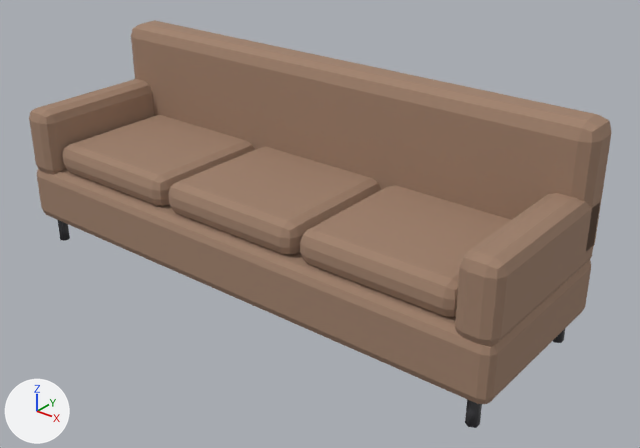
A saved change to the glTF model dead-city/models/props/sofa.glb.
Both versions are drawn from a camera (50 mm lens) standing at (2.23, -2.55, 1.93) and looking at (0.15, 0.05, 0.32). Lighting does not change. The marker at lower left points along +X, +Y and +Z. The first picture is the older version. Vertices at exactly the same position are counted once.

Names of what the first picture shows: 'sofa'.
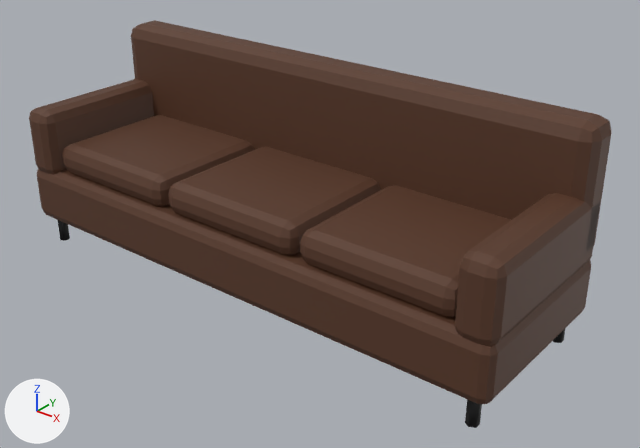
Location of each change, (x1, y1, x2, y2) in pixels of the pictures (640 x 448 px):
'sofa', recoloured, surface changed (beige to brown): (29, 20, 611, 428) in both
part 1 of me_cube, recoloured (beige to brown): (29, 20, 611, 404) in both
part 2 of me_cube, recoloured: (58, 220, 565, 428) in both
part 3 of me_cube, surface changed (darker): (29, 20, 611, 428) in both

The edits, one by one:
Picture 'Palette_sofa' (img_palette_sofa) is new.
Material 'sofa_matte_0.0' (mat_sofa_matte_0_0) is new.
Its texture is img_palette_sofa.
Its roughness is 0.6.
me_cube has 440 vertices, 836 faces and spans x -1.2..1.2, y -0.4..0.42, z 0.0..0.92.
me_cube is used by ob_sofa; location (0.0, 0.0, 0.0).
me_cube part 1: all 756 faces that had it switch from mat_uph_27 (beige #a0816c) to mat_sofa_matte_0_0 (picture img_palette_sofa).
me_cube part 2: all 80 faces that had it switch from mat_malldark (dark grey #3f3f42) to mat_sofa_matte_0_0 (picture img_palette_sofa).
me_cube part 3: texture (UV) coordinates of 836 of 836 faces, centred in x -1.2..1.2, y -0.4..0.42, z 0.0..0.92, changed; they spanned u 0.0..1.0, v 0.0..1.0 and now span u 0.25..0.75, v 0.25..0.25.
